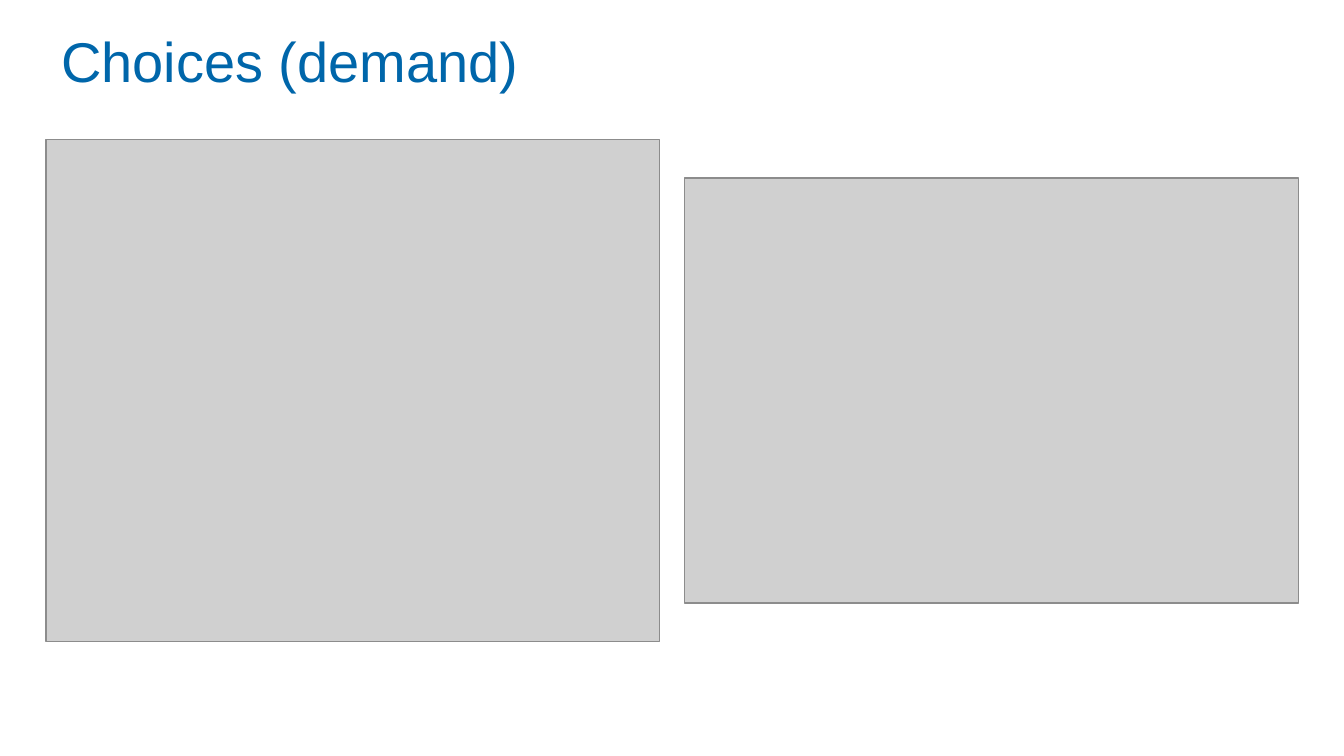
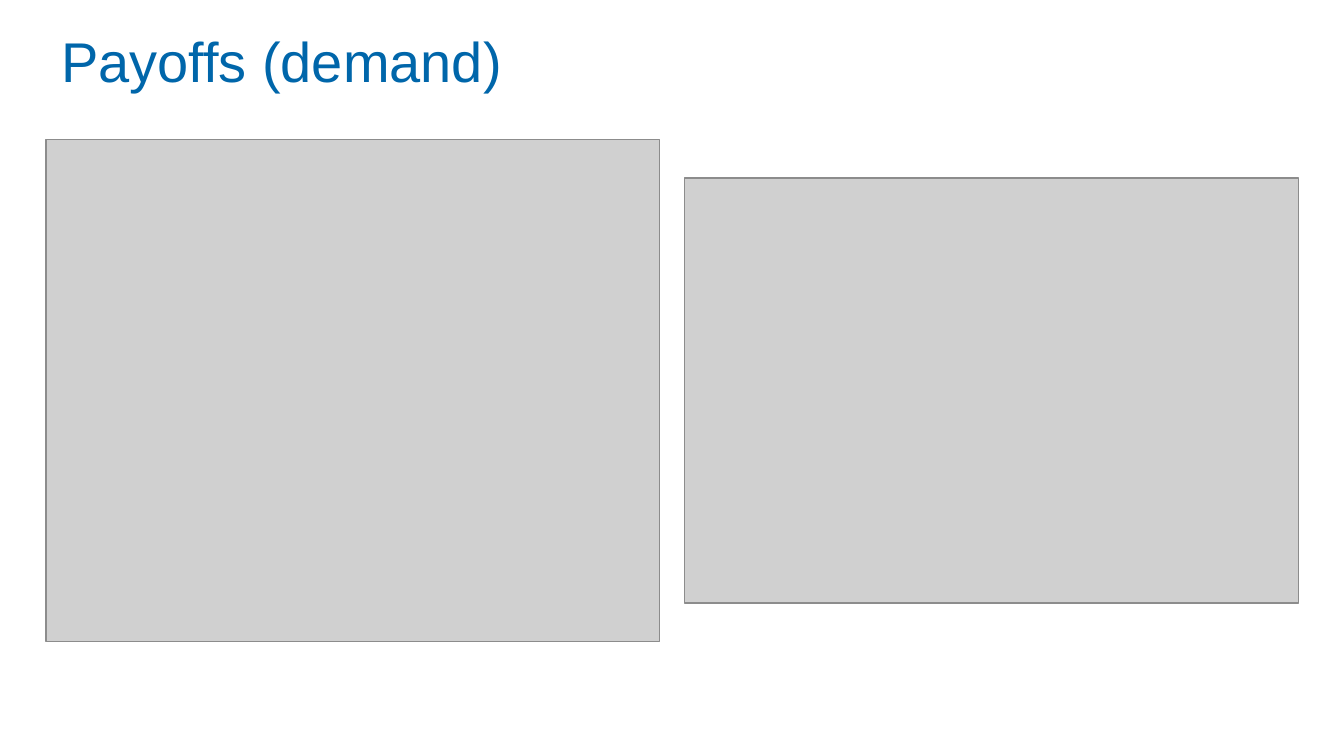
Before and after one commit to Zjub/TVHENZ, a slide deck: slide 15 of MF coordination/SI_game/Monetary and Fiscal Policy Coordination.pptx. Drawn at 1344x756 pixels with LibreOffice and Linux fonts; fonts in the diff are those of the drawing; grey boxes stand for pictures. Boxes give left, top, right and bottom in pixels: in the first picture for what was removed or moved away, otherwise in the second. Text is boxed around its words. In the diff, an @@ line names an element or a change of style, - is before the commit and + after.

Commit message:
Update slides

```diff
--- a/MF coordination/SI_game/Monetary and Fiscal Policy Coordination.pptx
+++ b/MF coordination/SI_game/Monetary and Fiscal Policy Coordination.pptx
@@ title at (61,41,501,91): text changed @@
-Choices (demand)
+Payoffs (demand)
```
Also in this commit, not shown: 3 other slides changed.
